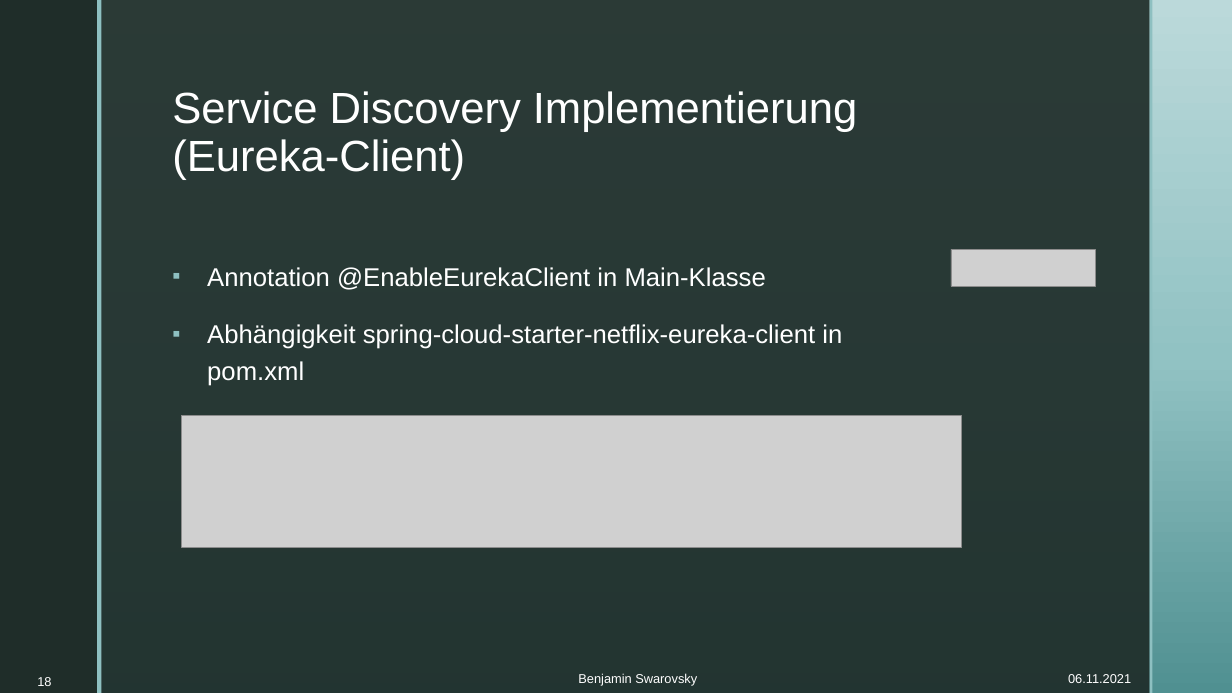
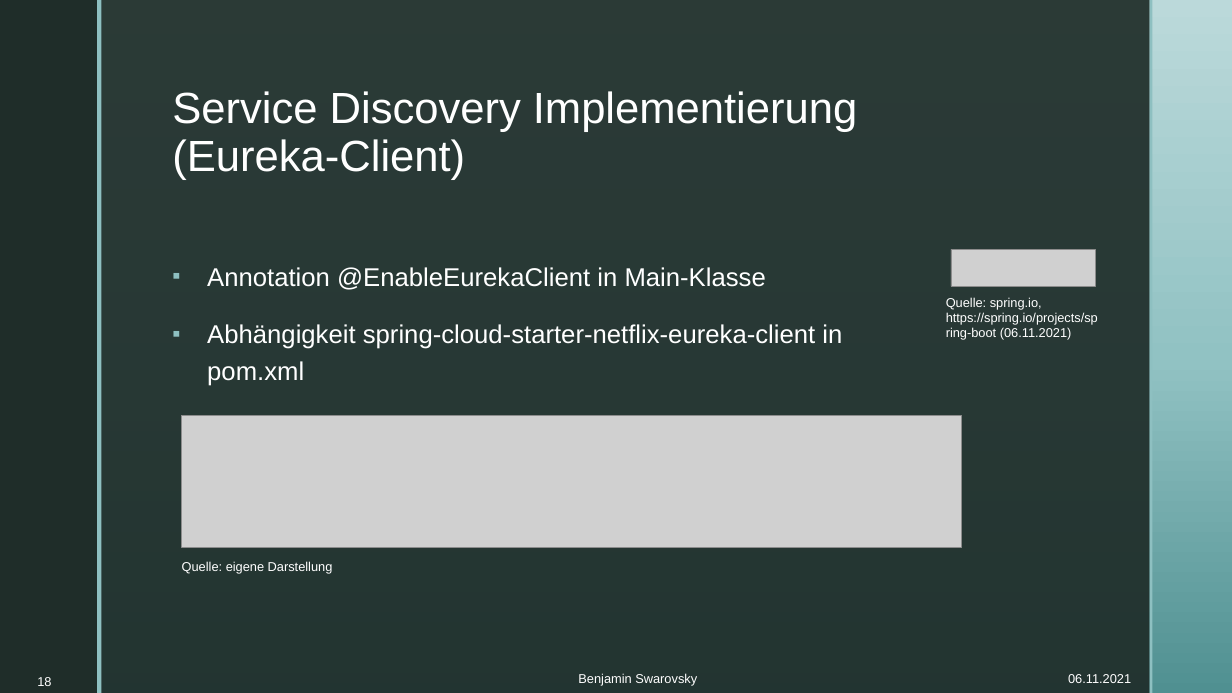
Before and after one commit to BenjaminS01/Abschluss, a slide deck: slide 18 of Vortrag.pptx. Drawn at 1232x693 pixels with LibreOffice and Linux fonts; fonts in the diff are those of the drawing; grey boxes stand for pictures; background and template pictures are left out. Boxes give left, top, right and bottom in pixels: in the first picture for what was removed or moved away, otherwise in the second. Text is boxed around its words. In the diff, an @@ line names an element or a change of style, - is before the commit and + after.

Commit message:
Quellen fertig

```diff
--- a/Vortrag.pptx
+++ b/Vortrag.pptx
@@ text added at bbox=[946, 297, 1098, 340], 10 pt, text #FFFFFF @@
+Quelle: spring.io, https://spring.io/projects/spring-boot (06.11.2021)
@@ text added at bbox=[182, 561, 333, 574], 10 pt, text #FFFFFF @@
+Quelle: eigene Darstellung
```
Also in this commit, not shown: 9 other slides changed, 2 slides added.
